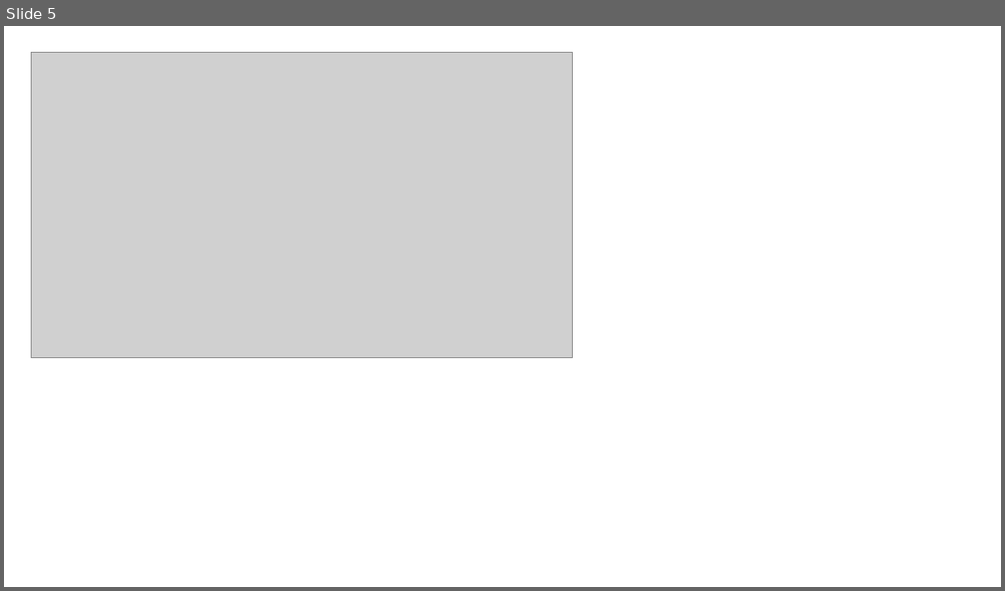
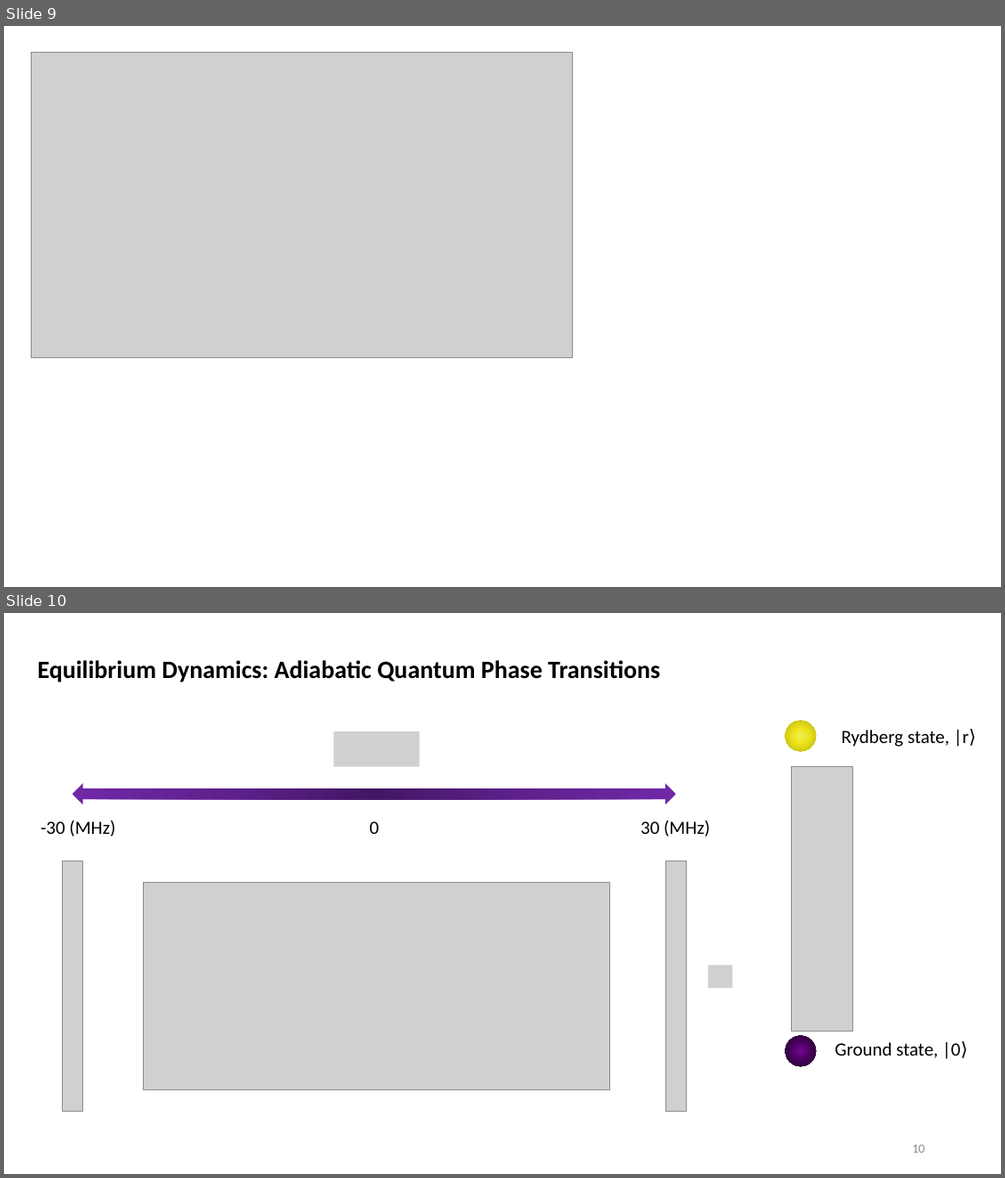
Before and after one commit to oliverlind/L4ProgressGUI, a slide deck: Diagram Powerpoints/Two atoms and energy levels.pptx. Shown one above the other, each under a label of ours: slide 5 before the commit, slides 9 and 10 after it. The pictures are 1005x591 and 1005x1178 pixels, drawn with LibreOffice and Linux fonts; fonts in the diff are those of the drawing; grey boxes stand for pictures. Boxes give left, top, right and bottom in pixels: in the first picture for what was removed or moved away, otherwise in the second. Text is boxed around its words. In the diff, an @@ line names an element or a change of style, - is before the commit and + after.

```diff
--- a/Diagram Powerpoints/Two atoms and energy levels.pptx
+++ b/Diagram Powerpoints/Two atoms and energy levels.pptx
@@ slide 10 added at <box>4,613,1001,1174</box>, background #FFFFFF @@
@@ title added at <box>38,660,660,682</box>, 24 pt, text #000000, bold @@
+Equilibrium Dynamics: Adiabatic Quantum Phase Transitions
@@ picture added at <box>334,732,420,767</box> @@
@@ ellipse added at <box>785,721,816,751</box>, fill gradient #F3EE5C to #EEE71D to #BAB40E @@
@@ text added at <box>841,729,976,747</box>, 18 pt, text #000000 @@
+Rydberg state, |r⟩
@@ picture added at <box>792,767,853,1031</box> @@
@@ left right arrow added at <box>72,784,676,805</box>, fill gradient #431764 to #5F218E to #7128A8 @@
@@ text added at <box>40,820,115,836</box>, 18 pt, text #000000 @@
+-30 (MHz)
@@ text added at <box>370,821,380,834</box>, 18 pt, text #000000 @@
+0
@@ text added at <box>640,820,710,836</box>, 18 pt, text #000000 @@
+30 (MHz)
@@ picture added at <box>62,861,82,1111</box> @@
@@ picture added at <box>666,861,687,1111</box> @@
@@ picture added at <box>143,882,610,1090</box> @@
@@ picture added at <box>708,965,733,988</box> @@
@@ ellipse added at <box>785,1036,816,1066</box>, fill gradient #760395 to #440256 to #1D0124 @@
@@ text added at <box>834,1041,968,1059</box>, 18 pt, text #000000 @@
+Ground state, |0⟩
@@ page number added at <box>912,1144,924,1152</box>, 12 pt, text #8C8C8C @@
+10
@@ what was slide 5 is now slide 9 @@
```
Also in this commit, not shown: 1 slide changed, 4 other slides added, 10 other files.
